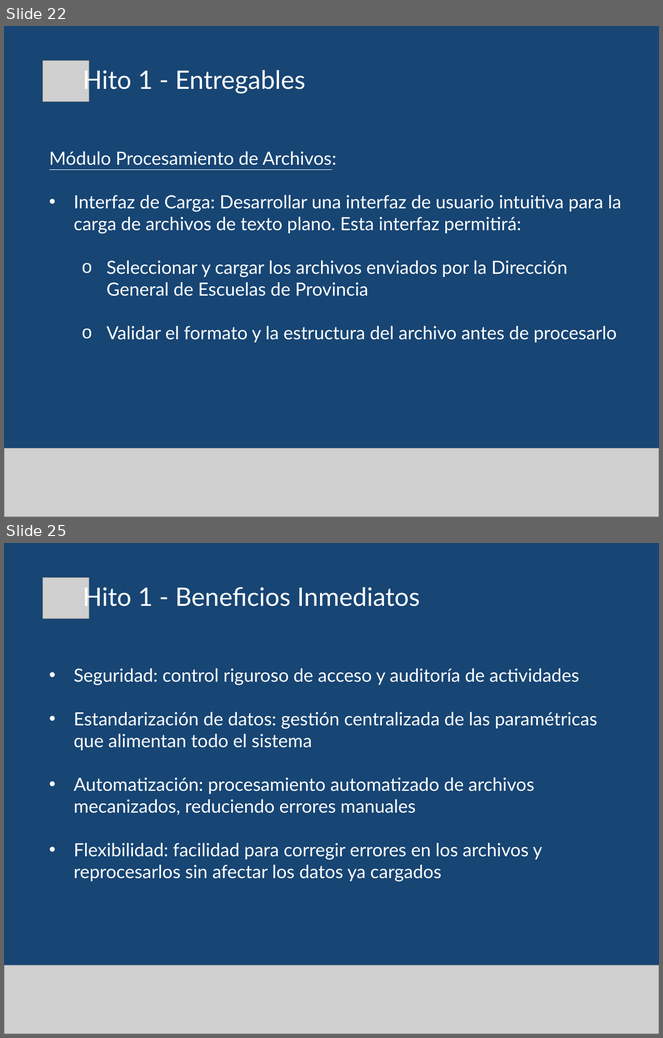
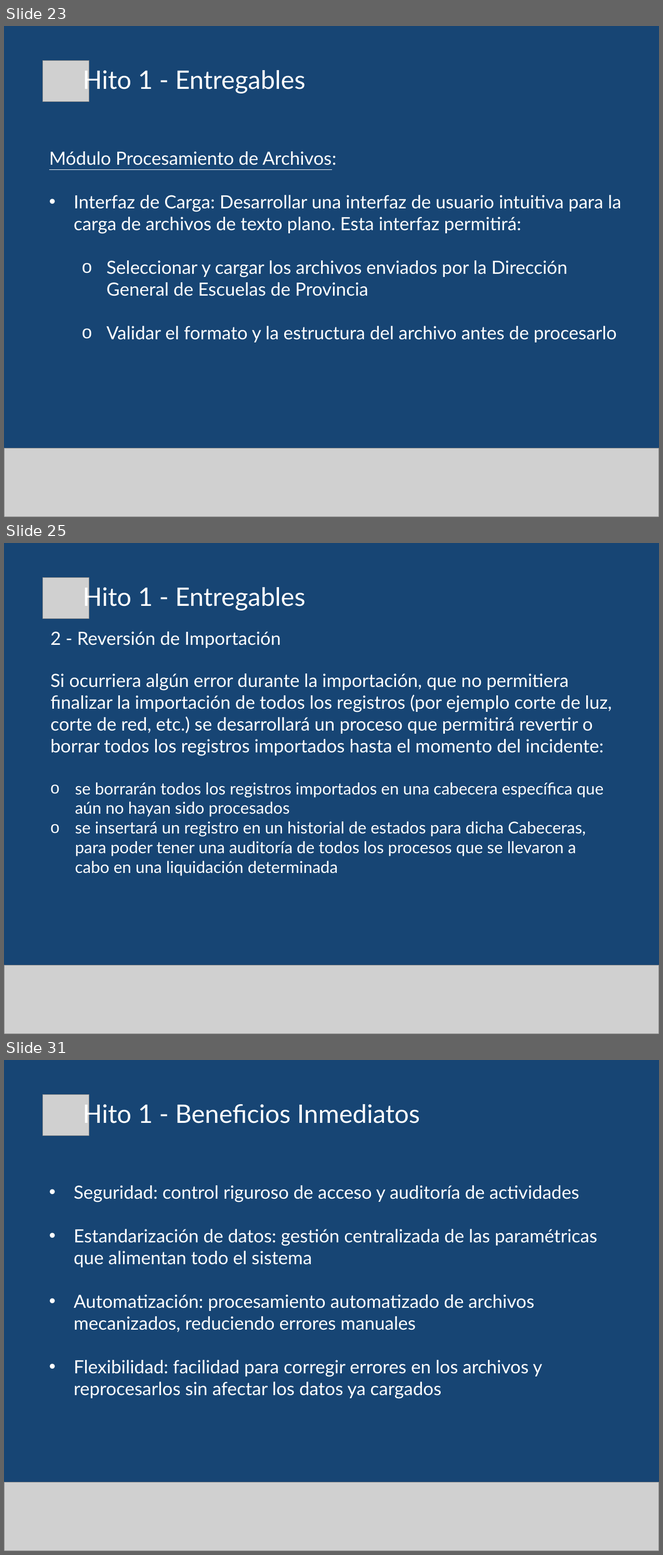
Before and after one commit to gabulopezmdq-ui/Eventia, a slide deck: Documentacion/DocumentacionProyecto/Presentaciones/MEC_Hito1.pptx. Shown one above the other, each under a label of ours: slides 22 and 25 before the commit, slides 23, 25 and 31 after it; the slides between them are not shown. The pictures are 663x1038 and 663x1555 pixels, drawn with LibreOffice and Linux fonts; fonts in the diff are those of the drawing; grey boxes stand for pictures. Boxes give left, top, right and bottom in pixels: in the first picture for what was removed or moved away, otherwise in the second. Text is boxed around its words. In the diff, an @@ line names an element or a change of style, - is before the commit and + after.

```diff
--- a/Documentacion/DocumentacionProyecto/Presentaciones/MEC_Hito1.pptx
+++ b/Documentacion/DocumentacionProyecto/Presentaciones/MEC_Hito1.pptx
@@ slide 25 added at (4,543,659,1034), background #174574 @@
@@ picture added at (42,578,89,619) @@
@@ text added at (83,584,305,611), 28 pt, text #FFFFFF @@
+Hito 1 - Entregables
@@ text added at (50,631,281,648), 20 pt, text #FFFFFF @@
+2 - Reversión de Importación
@@ text added at (50,674,612,876), 20 pt, text #FFFFFF @@
+Si ocurriera algún error durante la importación, que no permitiera finalizar la importación de todos los registros (por ejemplo corte de luz, corte de red, etc.) se desarrollará un proceso que permitirá revertir o borrar todos los registros importados hasta el momento del incidente:
+o se borrarán todos los registros importados en una cabecera específica que aún no hayan sido procesados
+o se insertará un registro en un historial de estados para dicha Cabeceras, para poder tener una auditoría de todos los procesos que se llevaron a cabo en una liquidación determinada
@@ picture added at (4,966,659,1034) @@
@@ what was slide 22 is now slide 23 @@
@@ what was slide 25 is now slide 31 @@
```
Also in this commit, not shown: 14 slides changed, 6 other slides added, 1 slide removed, 9 other files.
